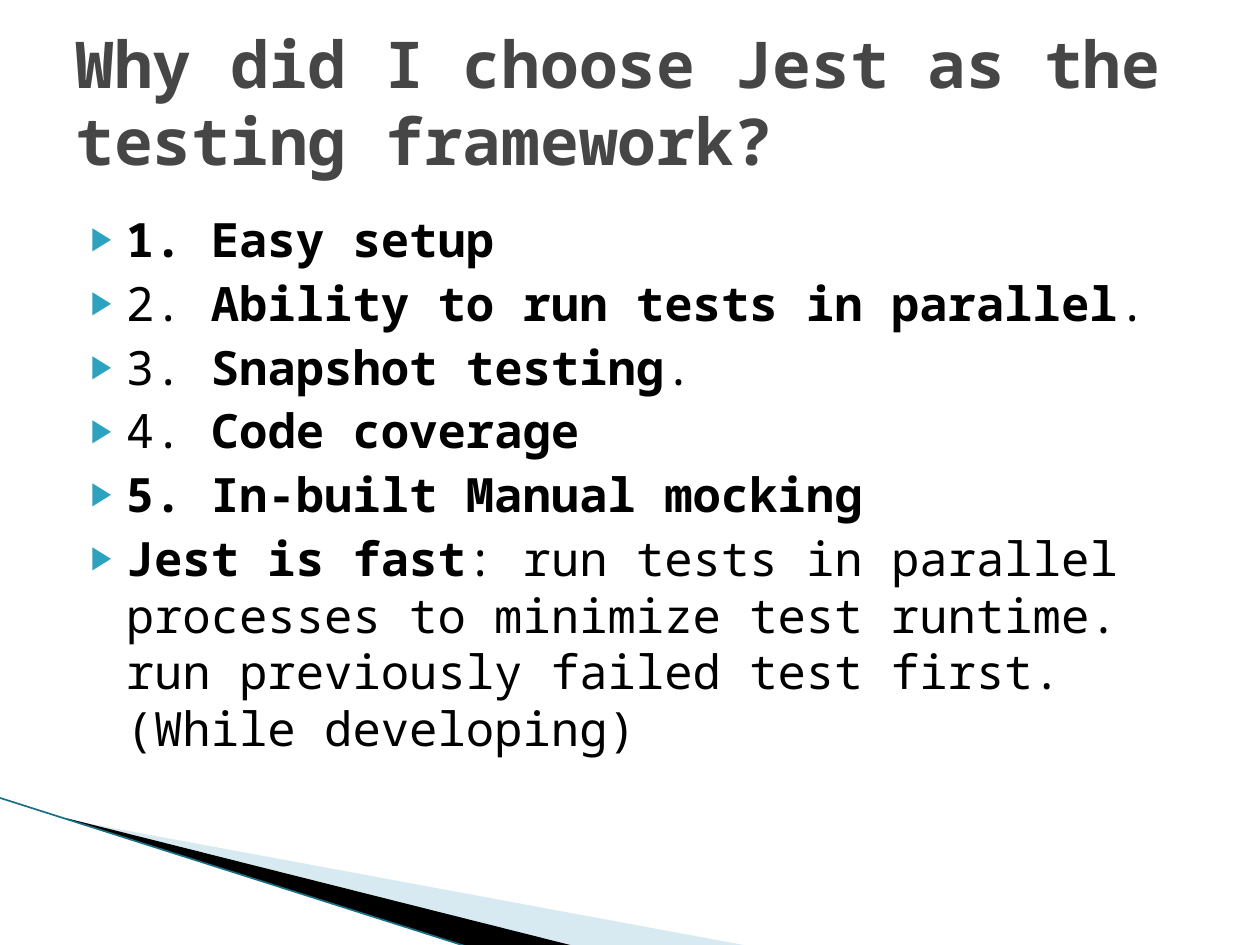
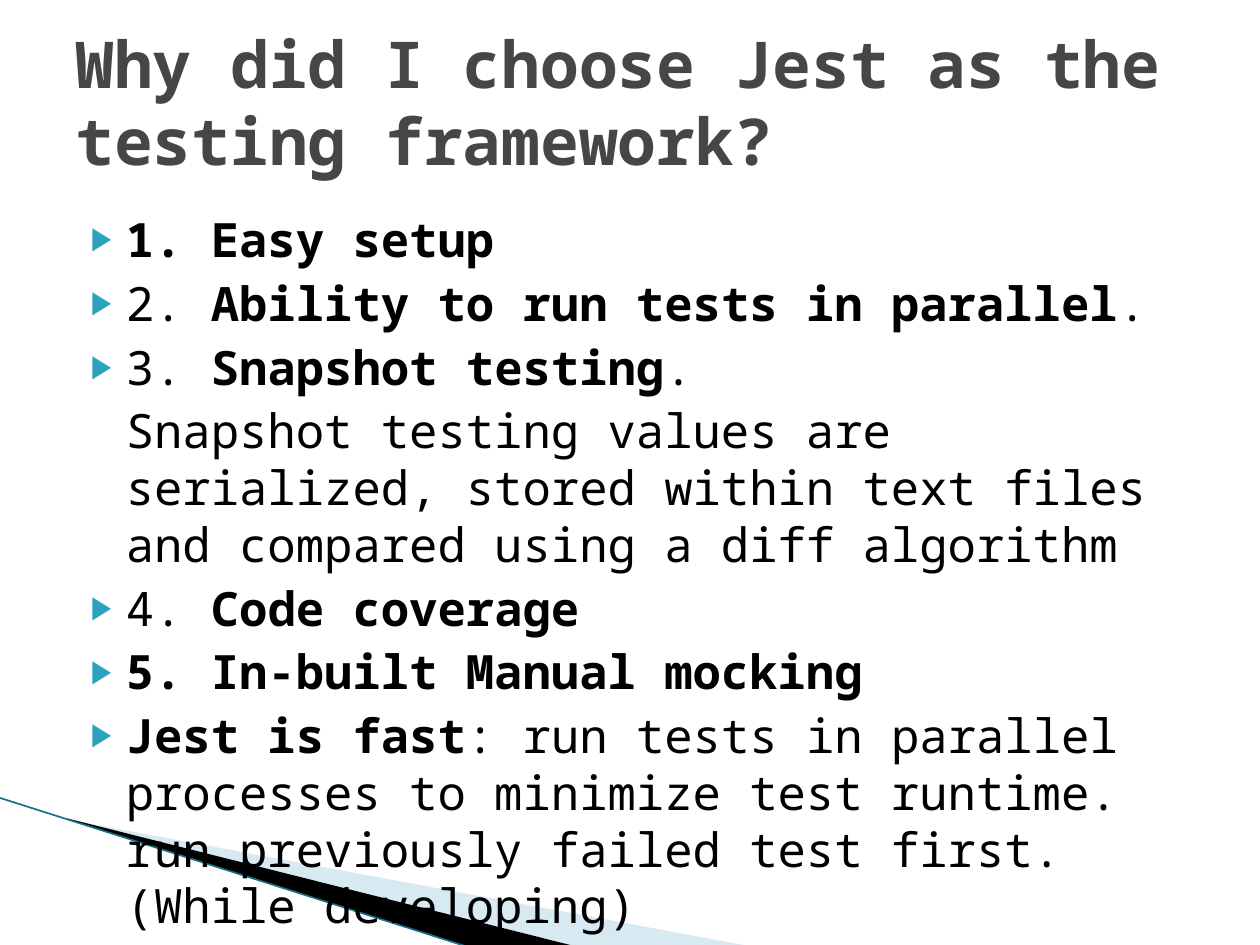
Before and after one commit to vsingh-techracers/sample-redux-app, a slide deck: slide 14 of Jest-presentation.pptx. Drawn at 1260x945 pixels with LibreOffice and Linux fonts; fonts in the diff are those of the drawing; background and template pictures are left out. Boxes give left, top, right and bottom in pixels: in the first picture for what was removed or moved away, otherwise in the second. Text is boxed around its words. In the diff, an @@ line names an element or a change of style, - is before the commit and + after.

Commit message:
Update ppt file

```diff
--- a/Jest-presentation.pptx
+++ b/Jest-presentation.pptx
@@ text at [126,412,1146,574]: paragraph added @@
+Snapshot testing values are serialized, stored within text files and compared using a diff algorithm
```
Also in this commit, not shown: 16 slides added.
